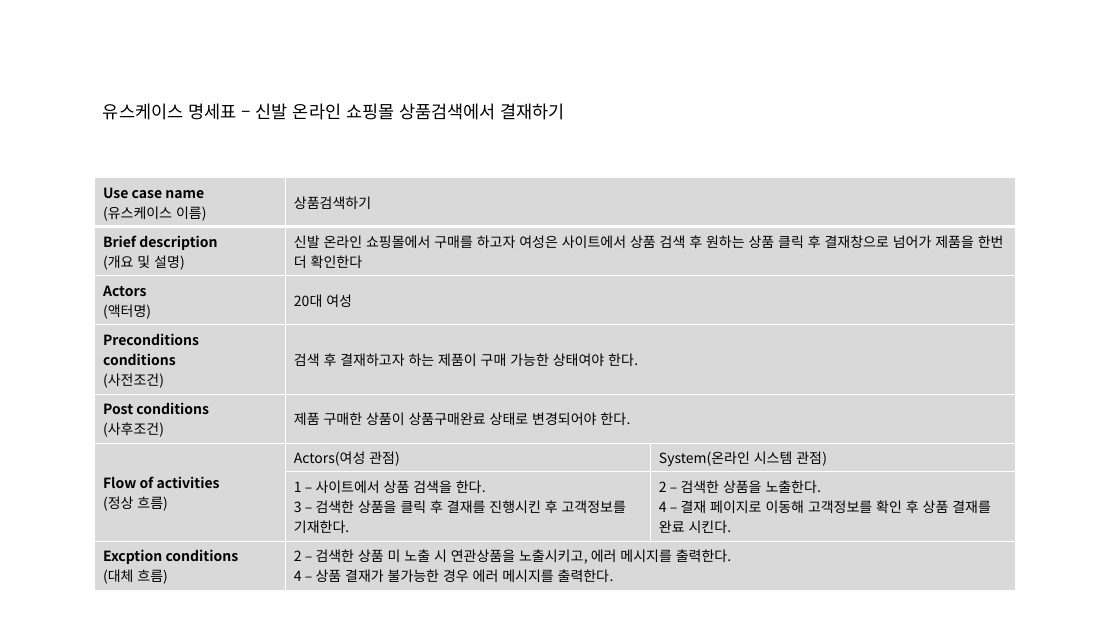
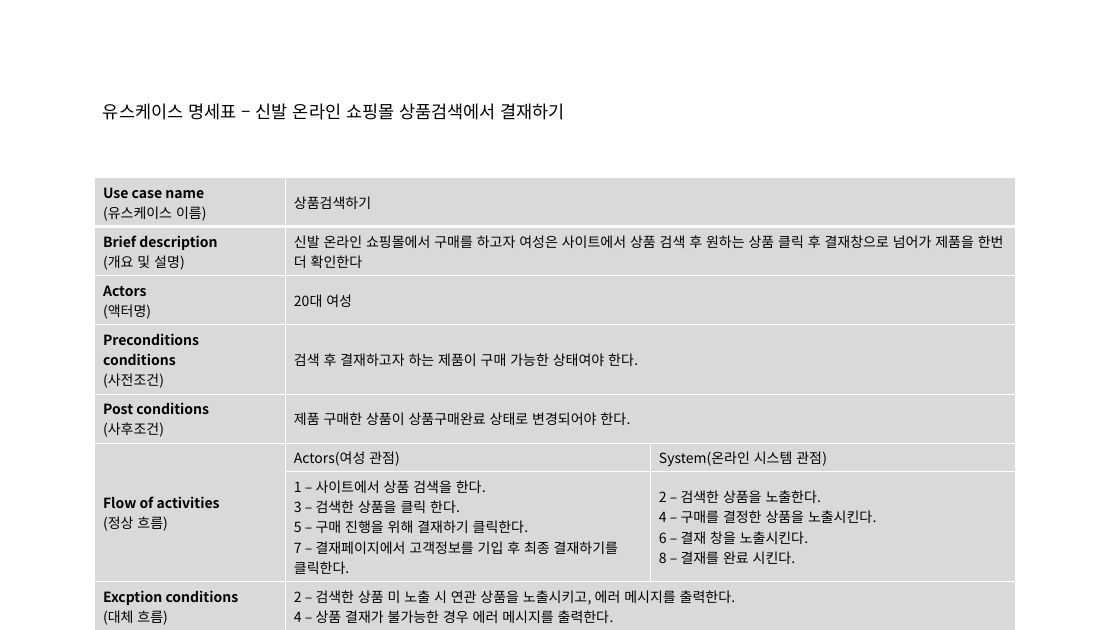
Before and after one commit to kyunghyoseon/test_6, a slide deck: slide 1 of 유스케이프명세표_경효선.pptx. Drawn at 1120x630 pixels with LibreOffice and Linux fonts; fonts in the diff are those of the drawing. Boxes give left, top, right and bottom in pixels: in the first picture for what was removed or moved away, otherwise in the second. Text is boxed around its words. In the diff, an @@ line names an element or a change of style, - is before the commit and + after.

```diff
--- a/유스케이프명세표_경효선.pptx
+++ b/유스케이프명세표_경효선.pptx
@@ table at (95, 177, 1017, 629) @@
-row 7, column 2: 1 – 사이트에서 상품 검색을 한다. / 3 – 검색한 상품을 클릭 후 결재를 진행시킨 후 고객정보를 기재한다.
+row 7, column 2: 1 – 사이트에서 상품 검색을 한다. / 3 – 검색한 상품을 클릭 한다. / 5 – 구매 진행을 위해 결재하기 클릭한다. / 7 – 결재페이지에서 고객정보를 기입 후 최종 결재하기를 클릭한다.
-row 7, column 3: 2 – 검색한 상품을 노출한다. / 4 – 결재 페이지로 이동해 고객정보를 확인 후 상품 결재를 완료 시킨다.
+row 7, column 3: 2 – 검색한 상품을 노출한다. / 4 – 구매를 결정한 상품을 노출시킨다. / 6 – 결재 창을 노출시킨다. / 8 – 결재를 완료 시킨다.
-row 8, column 2: 2 – 검색한 상품 미 노출 시 연관상품을 노출시키고, 에러 메시지를 출력한다. / 4 – 상품 결재가 불가능한 경우 에러 메시지를 출력한다.
+row 8, column 2: 2 – 검색한 상품 미 노출 시 연관 상품을 노출시키고, 에러 메시지를 출력한다. / 4 – 상품 결재가 불가능한 경우 에러 메시지를 출력한다.
```
Also in this commit, not shown: 1 other file.
